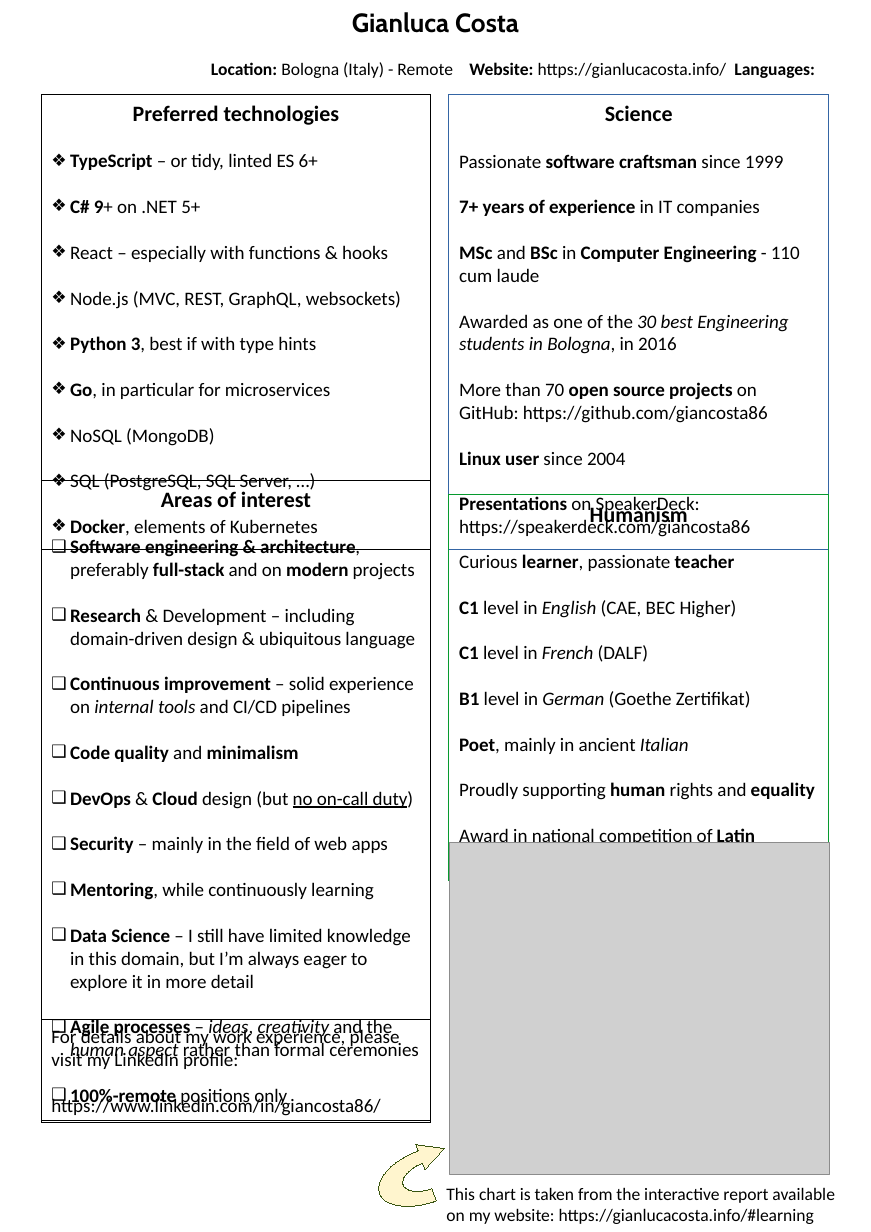
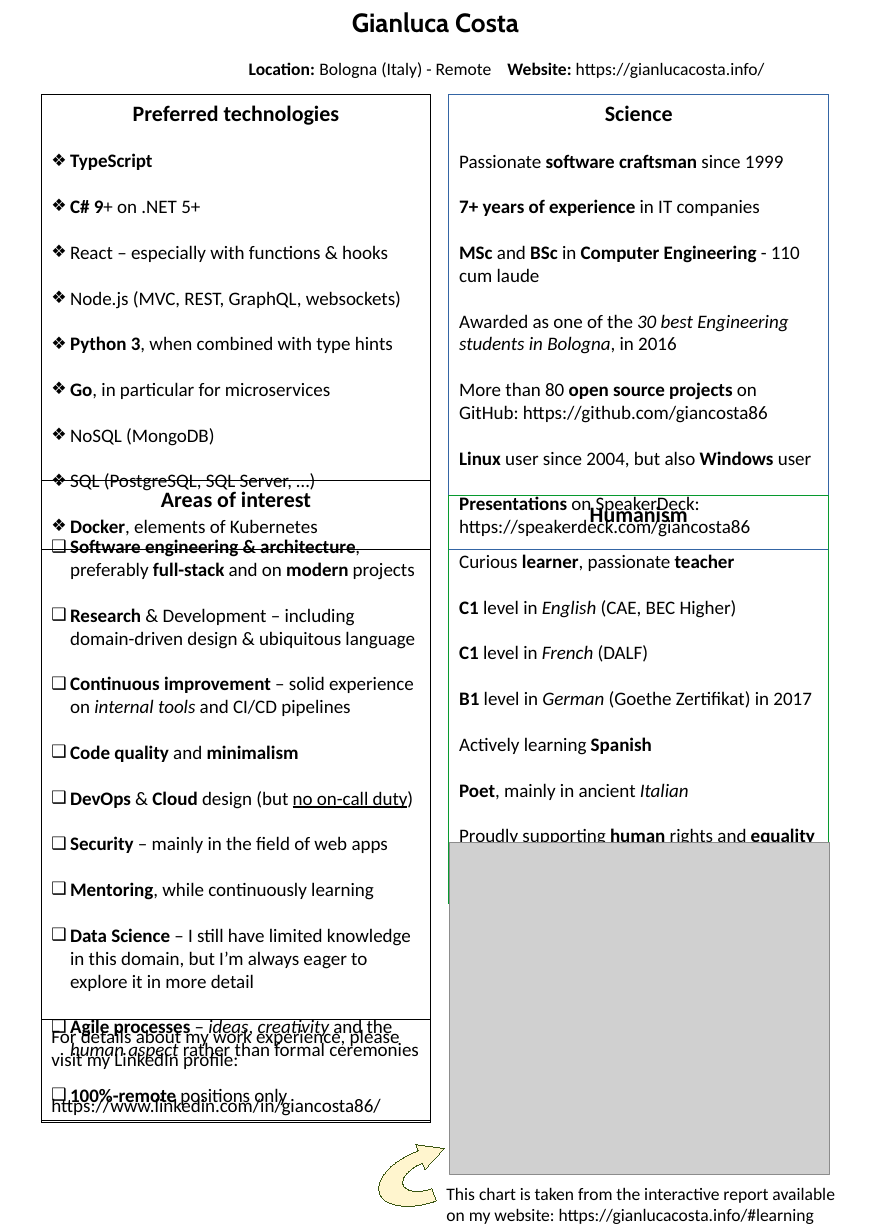
Before and after one commit to giancosta86/giancosta86.github.io, a slide deck: slide 1 of cv_costa_en.odp. Drawn at 871x1232 pixels with LibreOffice and Linux fonts; fonts in the diff are those of the drawing; grey boxes stand for pictures; background and template pictures are left out. Boxes give left, top, right and bottom in pixels: in the first picture for what was removed or moved away, otherwise in the second. Text is boxed around its words. In the diff, an @@ line names an element or a change of style, - is before the commit and + after.

Commit message:
Update website

```diff
--- a/cv_costa_en.odp
+++ b/cv_costa_en.odp
@@ text at (249,62,765,78): text changed @@
-Location: Bologna (Italy) - Remote Website: https://gianlucacosta.info/ Languages:
+Location: Bologna (Italy) - Remote Website: https://gianlucacosta.info/
@@ text in rectangle at (70,153,152,170): text changed; bold on @@
-❖ TypeScript – or tidy, linted ES 6+
+❖ TypeScript
@@ text in rectangle at (459,314,811,468): text changed @@
-Awarded as one of the 30 best Engineering students in Bologna, in 2016
-More than 70 open source projects on GitHub: https://github.com/giancosta86
-Linux user since 2004
+Awarded as one of the 30 best Engineering students in Bologna, in 2016
+More than 80 open source projects on GitHub: https://github.com/giancosta86
+Linux user since 2004, but also Windows user
@@ text in rectangle at (70,336,393,353): text changed @@
-❖ Python 3, best if with type hints
+❖ Python 3, when combined with type hints
@@ rectangle "Humanism": place and size @@
-rectangle "Humanism" at (449,495,829,880)
+rectangle "Humanism" at (449,495,829,904)
@@ text in rectangle at (459,691,812,755): text changed @@
-B1 level in German (Goethe Zertifikat)
+B1 level in German (Goethe Zertifikat) in 2017
+Actively learning Spanish
@@ text in rectangle at (459,827,756,843): text changed @@
-Award in national competition of Latin translation, in 2003
+Award in national competition of Latin in 2003
```
Also in this commit, not shown: 6 other files.
